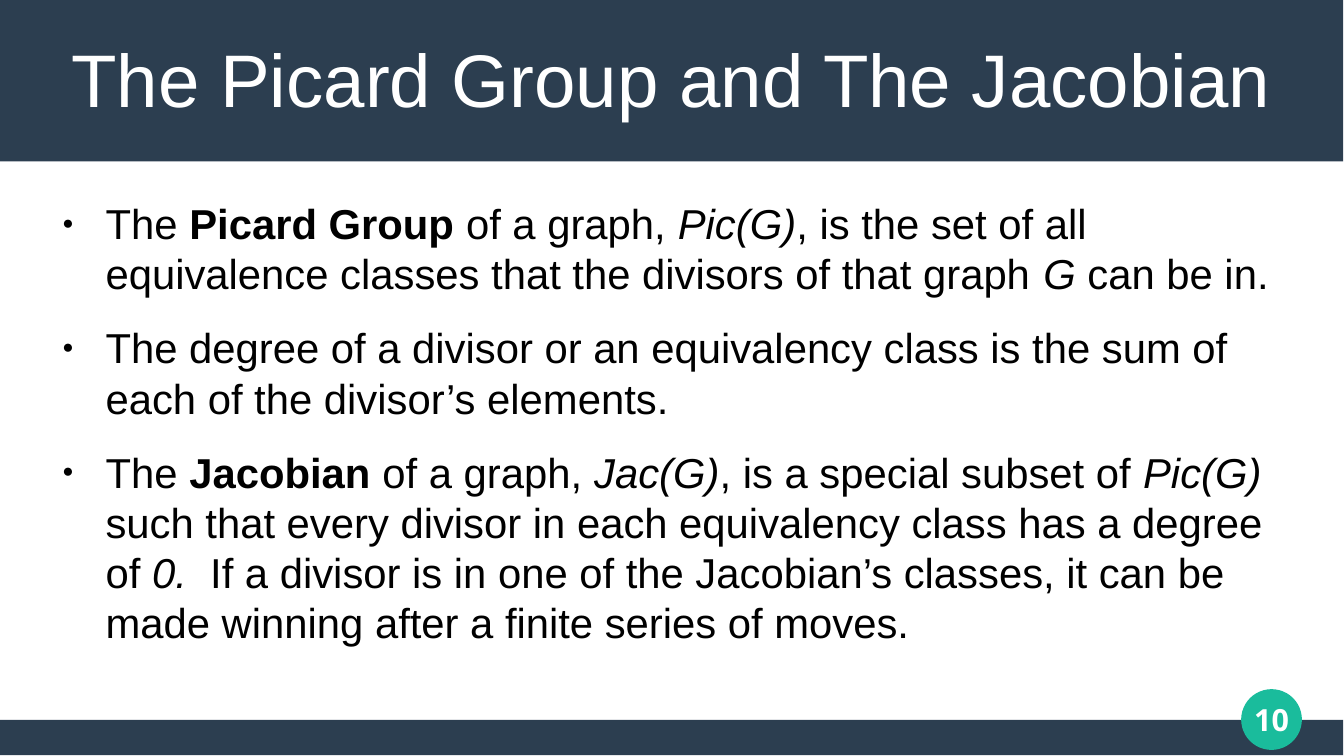
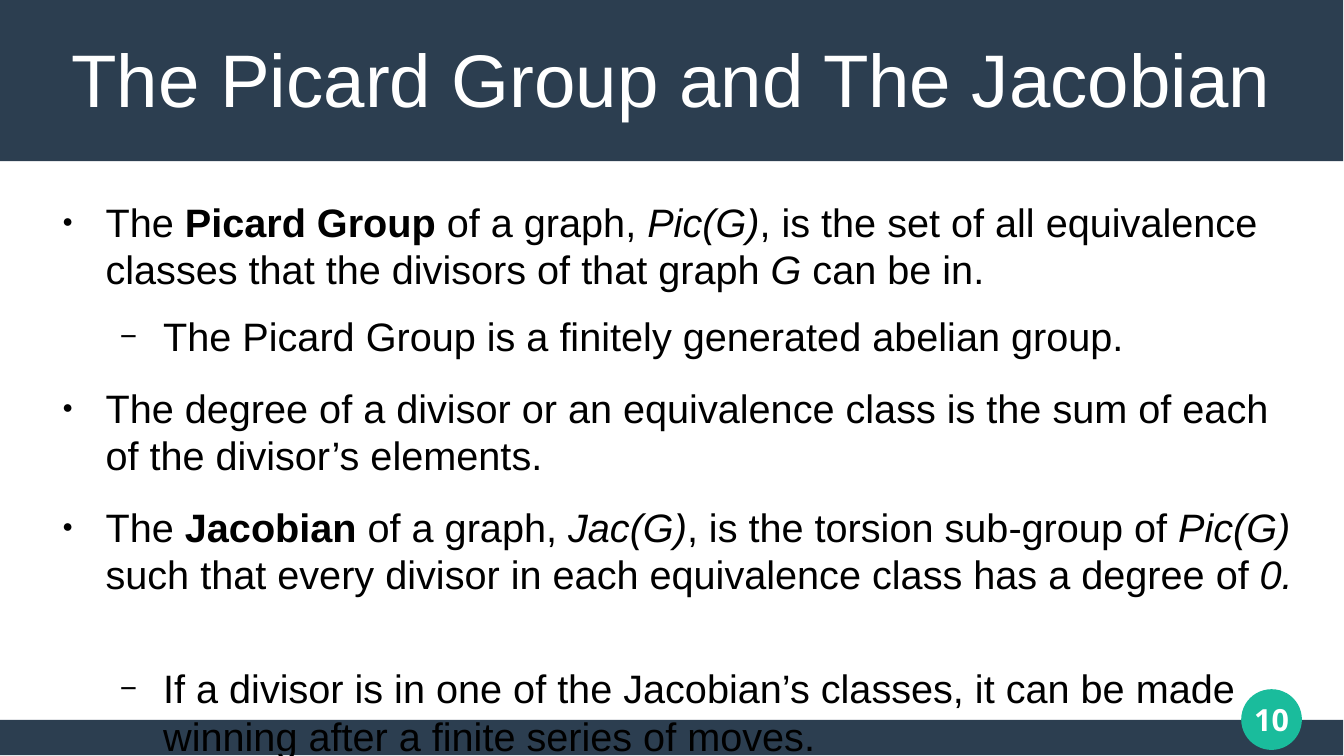
Before and after one commit to matthew-pisano/ChipFiring, a slide deck: slide 10 of Docs/JMMPresentationStripped.pptx. Drawn at 1344x756 pixels with LibreOffice and Linux fonts; fonts in the diff are those of the drawing. Boxes give left, top, right and bottom in pixels: in the first picture for what was removed or moved away, otherwise in the second. Text is boxed around its words. In the diff, an @@ line names an element or a change of style, - is before the commit and + after.

```diff
--- a/Docs/JMMPresentationStripped.pptx
+++ b/Docs/JMMPresentationStripped.pptx
@@ text at <box>106,208,1258,292</box>: size 24.6 to 23.4 pt in "The Picard Group of a graph, Pic(G), ..." @@
@@ text at <box>106,322,1293,708</box>: text changed; size 24.6 to 23.4 pt @@
-● The degree of a divisor or an equivalency class is the sum of each of the divisor’s elements.
-● The Jacobian of a graph, Jac(G), is a special subset of Pic(G) such that every divisor in each equivalency class has a degree of 0. If a divisor is in one of the Jacobian’s classes, it can be made winning after a finite series of moves.
+  − The Picard Group is a finitely generated abelian group.
+● The degree of a divisor or an equivalence class is the sum of each of the divisor’s elements.
+● The Jacobian of a graph, Jac(G), is the torsion sub-group of Pic(G) such that every divisor in each equivalence class has a degree of 0.
+  − If a divisor is in one of the Jacobian’s classes, it can be made winning after a finite series of moves.
```
Also in this commit, not shown: 4 other slides changed, 1 slide added, 11 other files.
